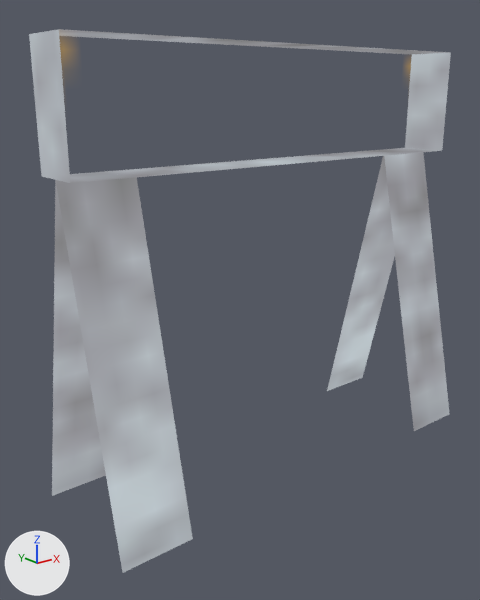
Two versions of the glTF model Assets/UnityEve/Art/Models/retro-urban/detail-barrier-type-a.glb, one commit apart.
Camera for both pictures: a 50 mm lens placed at (-0.417, -0.465, 0.361), pointed at (-0.033, 0.014, 0.169). The axes (+X, +Y, +Z) are drawn at lower left. The lights are the same throughout. The picture after the commit comes second. Vertices at exactly the same position are counted once.

The scene before the commit, as lines of its bpy script (objects in view):
```python
me_detail_barrier_type_a_0 = bpy.data.meshes.new('detail-barrier-type-a-0')
me_detail_barrier_type_a_0.from_pydata(...)  # 26 vertices, 36 faces; spans x -0.217..0.217, y -0.067..0.067, z 0.0..0.4
# faces by material slot: [26, 10]
me_detail_barrier_type_a_0.materials.append(mat_metal)
me_detail_barrier_type_a_0.materials.append(mat_signs)
ob_detail_barrier_type_a = bpy.data.objects.new('detail-barrier-type-a', me_detail_barrier_type_a_0)
ob_detail_barrier_type_a.location = (0.0, 0.0, 0.0)
```
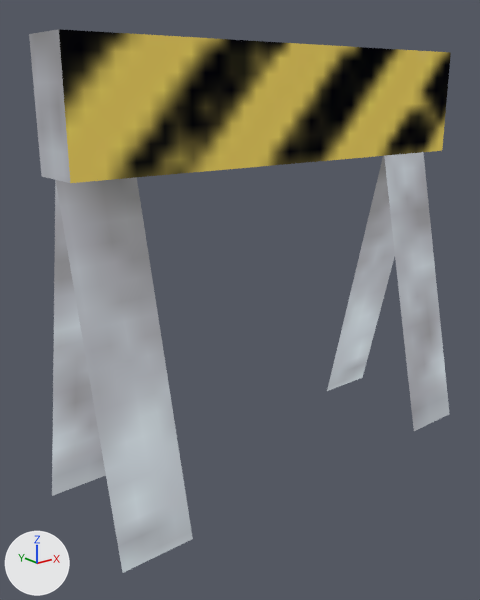
Pixel boxes (x1, y1, x2, y2) of what changed, in the pictures (480 x 600 px):
```json
{"part": 1, "of": "me_detail_barrier_type_a_0", "change": "surface changed", "before": [29, 29, 451, 573], "after": [29, 29, 451, 573]}
```

Scene script edits in JSON lines:
```json
{"block": "me_detail_barrier_type_a_0", "where": "me_detail_barrier_type_a_0.from_pydata(...)  # 26 vertices, 36 faces; spans x -0.217..0.217, y -0.067..0.067, z 0.0..0.4"}
{"block": "me_detail_barrier_type_a_0", "where": "# used by ob_detail_barrier_type_a; location = (0.0, 0.0, 0.0)"}
{"block": "me_detail_barrier_type_a_0", "change": "me_detail_barrier_type_a_0 part 1: 36 kept faces spanning x -0.217..0.217, y -0.067..0.067, z 0.0..0.4 get new texture (UV) coordinates"}
```
